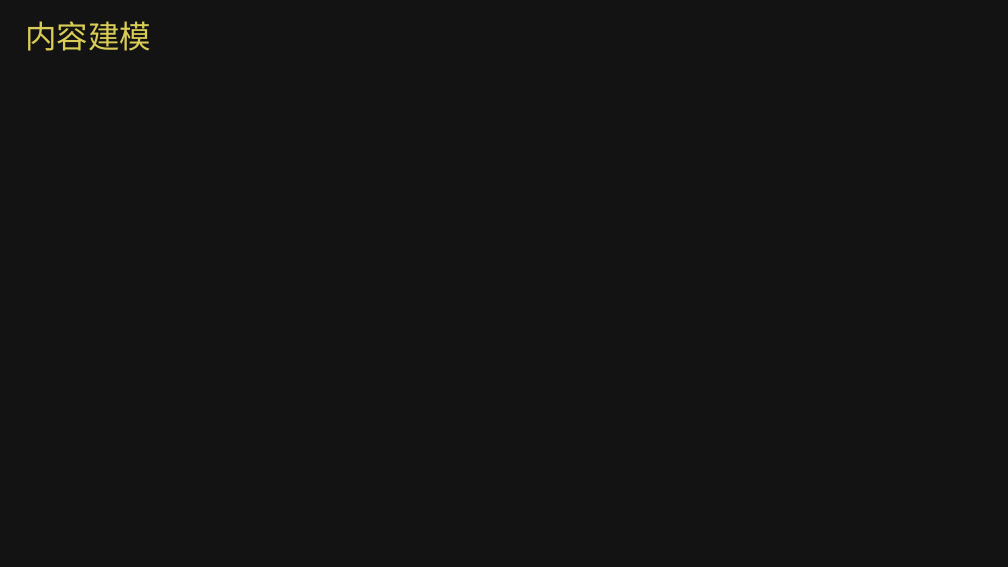
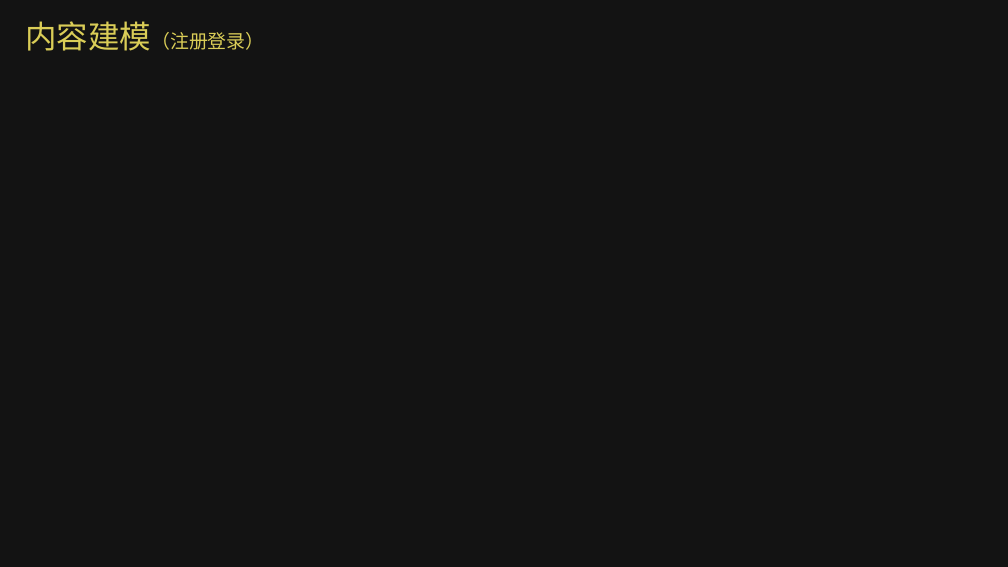
Before and after one commit to WEASP/our-project, a slide deck: slide 14 of Tasks/Task10/高子峰组-知否演示ppt.pptx (slide 12 before the commit). Drawn at 1008x567 pixels with LibreOffice and Linux fonts; fonts in the diff are those of the drawing; background and template pictures are left out; a plain dark background stands for a picture behind light text. Boxes give left, top, right and bottom in pixels: in the first picture for what was removed or moved away, otherwise in the second. Text is boxed around its words. In the diff, an @@ line names an element or a change of style, - is before the commit and + after.

```diff
--- a/Tasks/Task10/高子峰组-知否演示ppt.pptx
+++ b/Tasks/Task10/高子峰组-知否演示ppt.pptx
@@ text at [25, 21, 264, 51]: text changed; size 30 to 18 pt @@
-内容建模
+内容建模（注册登录）
```
Also in this commit, not shown: 4 other slides changed, 7 slides added, 1 other file.
